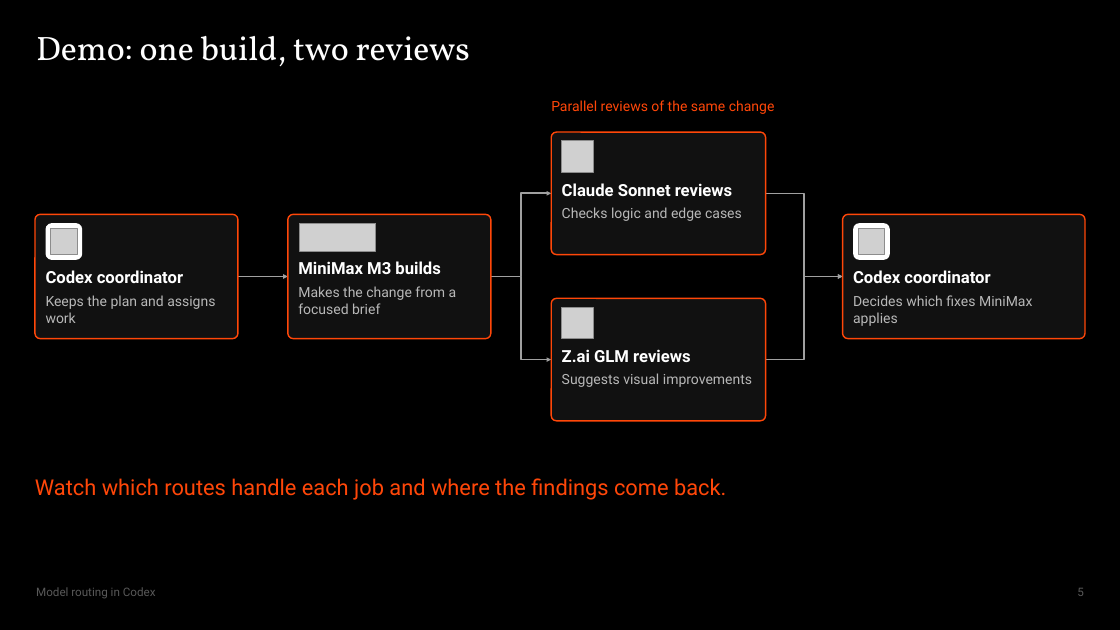
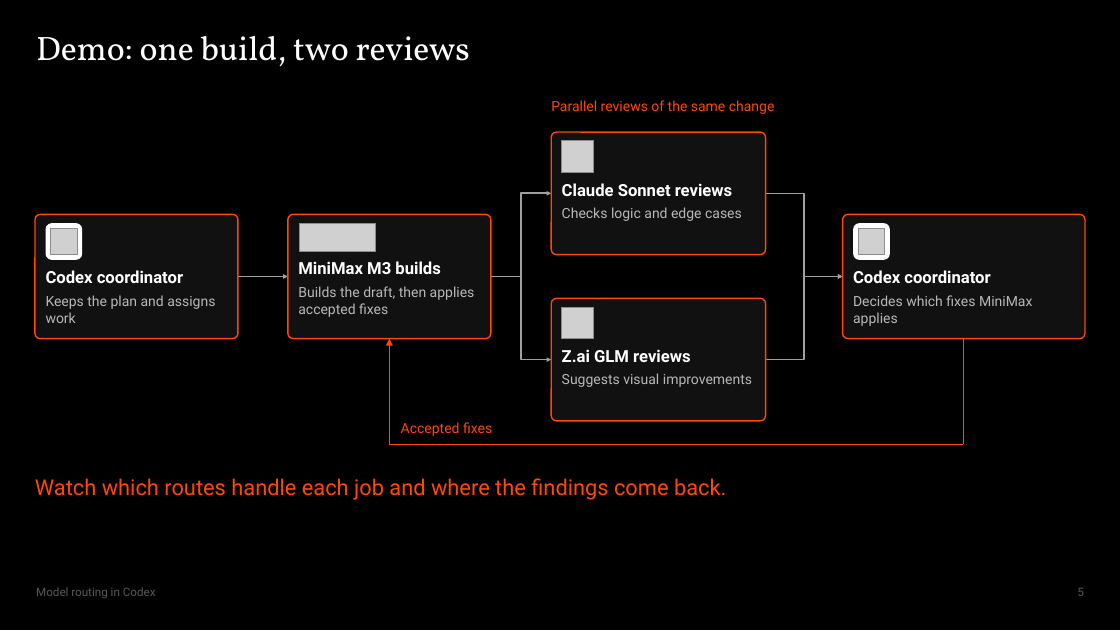
Before and after one commit to Max-FM/RDP-Train-the-Trainer-Workshop-2026, a slide deck: slide 5 of presentation/model-routing.pptx. Drawn at 1120x630 pixels with LibreOffice and Linux fonts; fonts in the diff are those of the drawing; grey boxes stand for pictures. Boxes give left, top, right and bottom in pixels: in the first picture for what was removed or moved away, otherwise in the second. Text is boxed around its words. In the diff, an @@ line names an element or a change of style, - is before the commit and + after.

Commit message:
docs(presentation): show feedback loop to MiniMax on slide 5

```diff
--- a/presentation/model-routing.pptx
+++ b/presentation/model-routing.pptx
@@ text at [298, 286, 475, 317]: text changed @@
-Makes the change from a focused brief
+Builds the draft, then applies accepted fixes
@@ arrow added from (390, 444) to (390, 339), #FF4709 1.43 pt @@
@@ line added from (964, 339) to (964, 444), #FF4709 1.43 pt @@
@@ line added from (390, 444) to (964, 444), #FF4709 1.43 pt @@
@@ text added at [401, 422, 492, 436], 12 pt, text #FF4709 @@
+Accepted fixes
```
Also in this commit, not shown: 1 other file.
